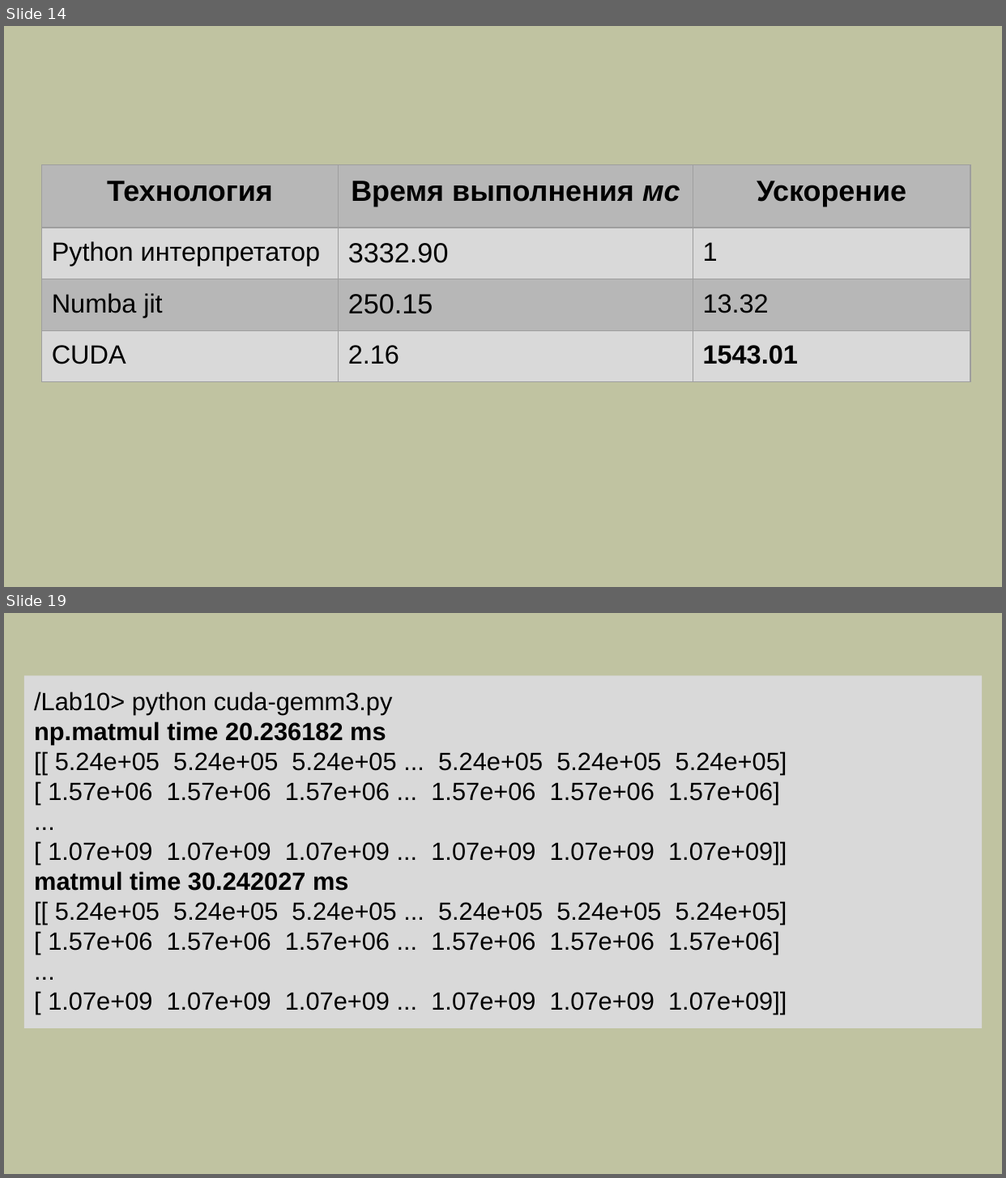
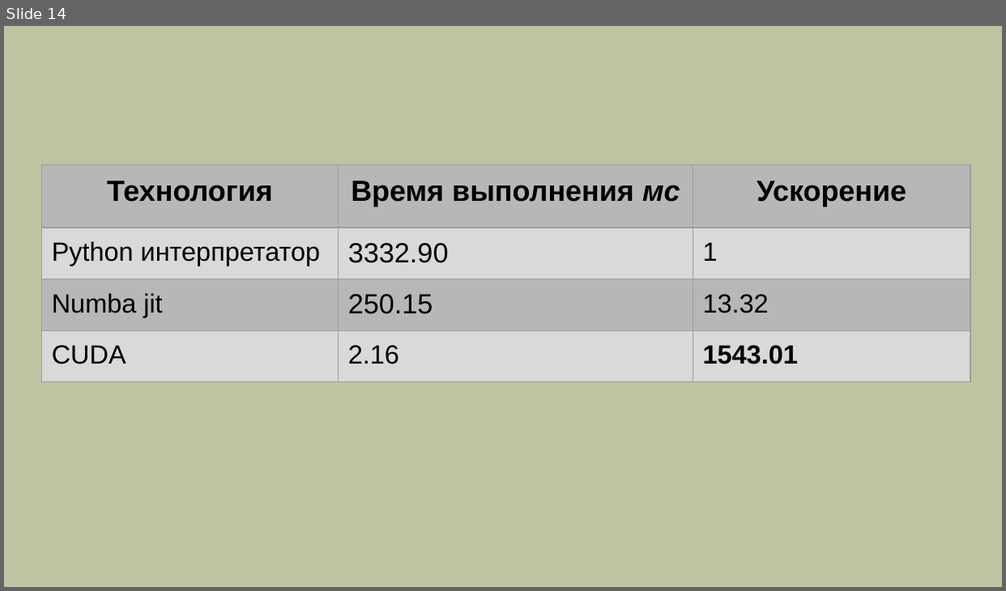
Before and after one commit to mlkv52/sibsutis_cuda_bachelors-2025, a slide deck: Лекции/pptx/Лекция10-ПГП-2025.pptx. Shown one above the other, each under a label of ours: slides 14 and 19 before the commit, slide 14 after it; the slides between them are not shown. The pictures are 1006x1178 and 1006x591 pixels, drawn with LibreOffice and Linux fonts; fonts in the diff are those of the drawing. Boxes give left, top, right and bottom in pixels: in the first picture for what was removed or moved away, otherwise in the second. Text is boxed around its words. In the diff, an @@ line names an element or a change of style, - is before the commit and + after.

```diff
--- a/Лекции/pptx/Лекция10-ПГП-2025.pptx
+++ b/Лекции/pptx/Лекция10-ПГП-2025.pptx
@@ slide 19 removed at box(4, 613, 1002, 1174), background #C0C3A1 @@
@@ rectangle removed at box(24, 676, 982, 1029) @@
-/Lab10> python cuda-gemm3.py
-np.matmul time 20.236182 ms
-[[ 5.24e+05 5.24e+05 5.24e+05 ... 5.24e+05 5.24e+05 5.24e+05]
-[ 1.57e+06 1.57e+06 1.57e+06 ... 1.57e+06 1.57e+06 1.57e+06]
-...
-[ 1.07e+09 1.07e+09 1.07e+09 ... 1.07e+09 1.07e+09 1.07e+09]]
-matmul time 30.242027 ms
-[[ 5.24e+05 5.24e+05 5.24e+05 ... 5.24e+05 5.24e+05 5.24e+05]
-[ 1.57e+06 1.57e+06 1.57e+06 ... 1.57e+06 1.57e+06 1.57e+06]
-...
-[ 1.07e+09 1.07e+09 1.07e+09 ... 1.07e+09 1.07e+09 1.07e+09]]
```
Also in this commit, not shown: 5 other slides removed.
